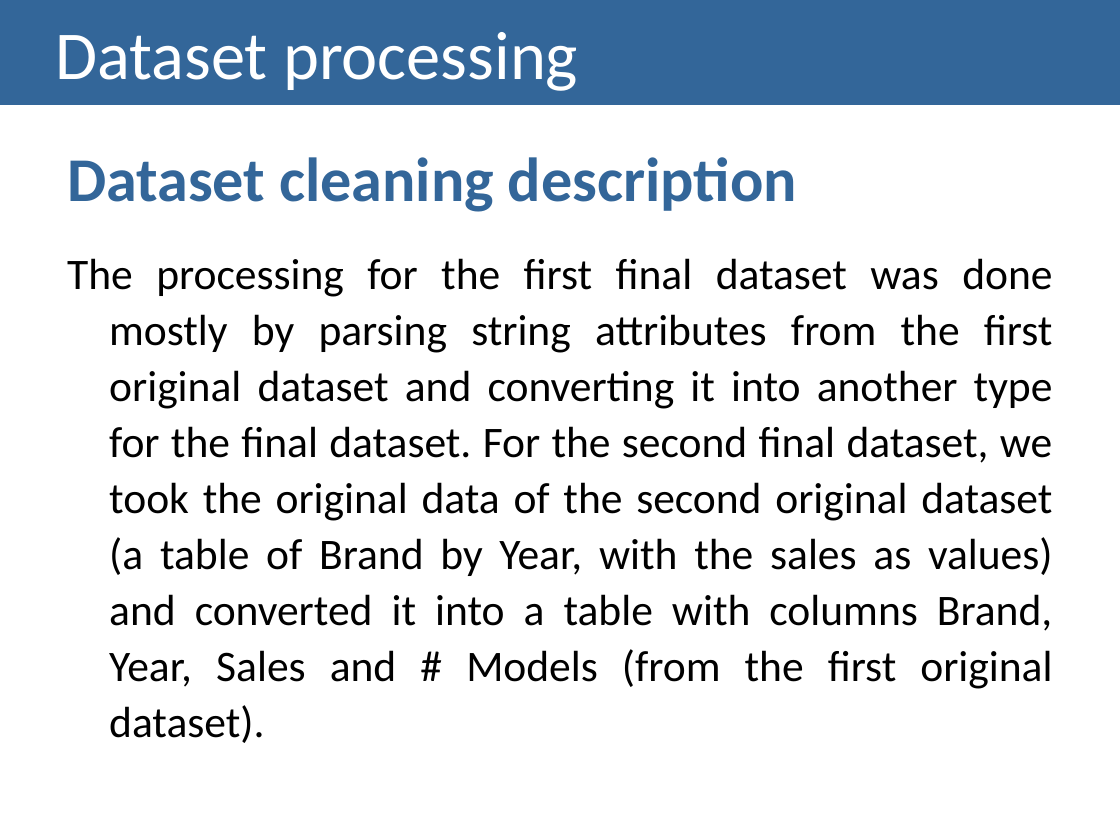
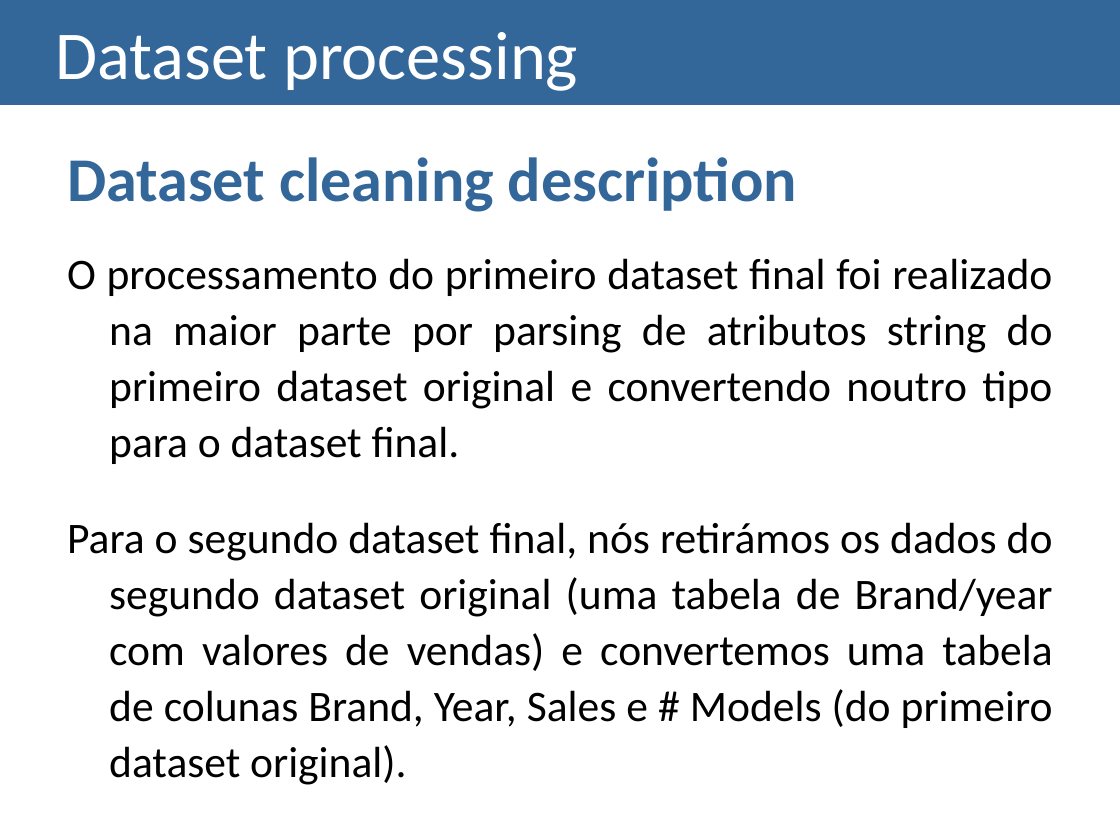
Before and after one commit to isabelSoares/IV-2021, a slide deck: slide 16 of Checkpoints Outline/Checkpoint 2/Checkpoint 2 - G16.pptx. Drawn at 1120x840 pixels with LibreOffice and Linux fonts; fonts in the diff are those of the drawing. Boxes give left, top, right and bottom in pixels: in the first picture for what was removed or moved away, otherwise in the second. Text is boxed around its words. In the diff, an @@ line names an element or a change of style, - is before the commit and + after.

```diff
--- a/Checkpoints Outline/Checkpoint 2/Checkpoint 2 - G16.pptx
+++ b/Checkpoints Outline/Checkpoint 2/Checkpoint 2 - G16.pptx
@@ text at bbox=[67, 258, 1053, 785]: text changed @@
-The processing for the first final dataset was done mostly by parsing string attributes from the first original dataset and converting it into another type for the final dataset. For the second final dataset, we took the original data of the second original dataset (a table of Brand by Year, with the sales as values) and converted it into a table with columns Brand, Year, Sales and # Models (from the first original dataset).
+O processamento do primeiro dataset final foi realizado na maior parte por parsing de atributos string do primeiro dataset original e convertendo noutro tipo para o dataset final.
+Para o segundo dataset final, nós retirámos os dados do segundo dataset original (uma tabela de Brand/year com valores de vendas) e convertemos uma tabela de colunas Brand, Year, Sales e # Models (do primeiro dataset original).
```
Also in this commit, not shown: 2 other slides changed.
